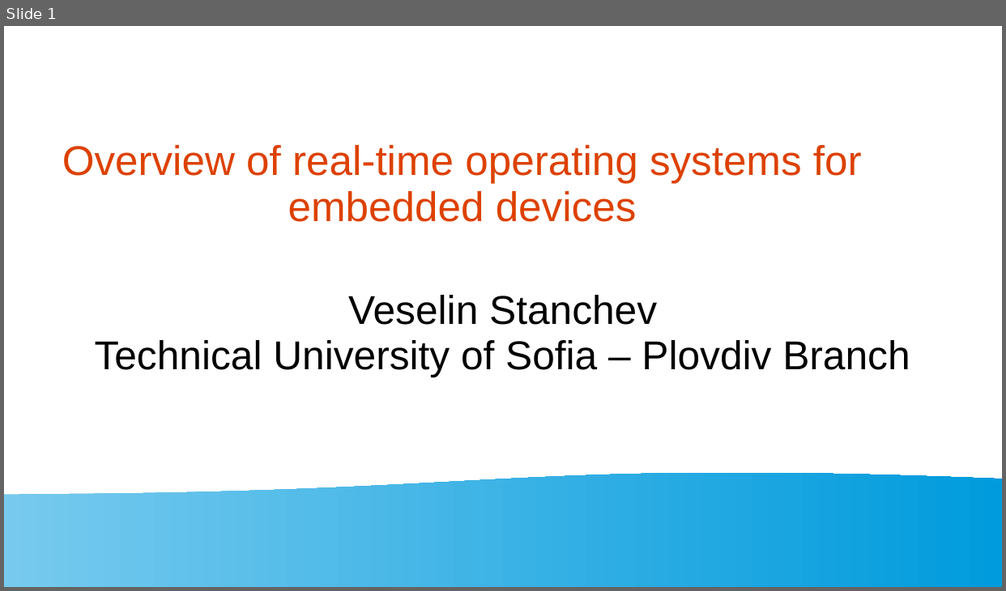
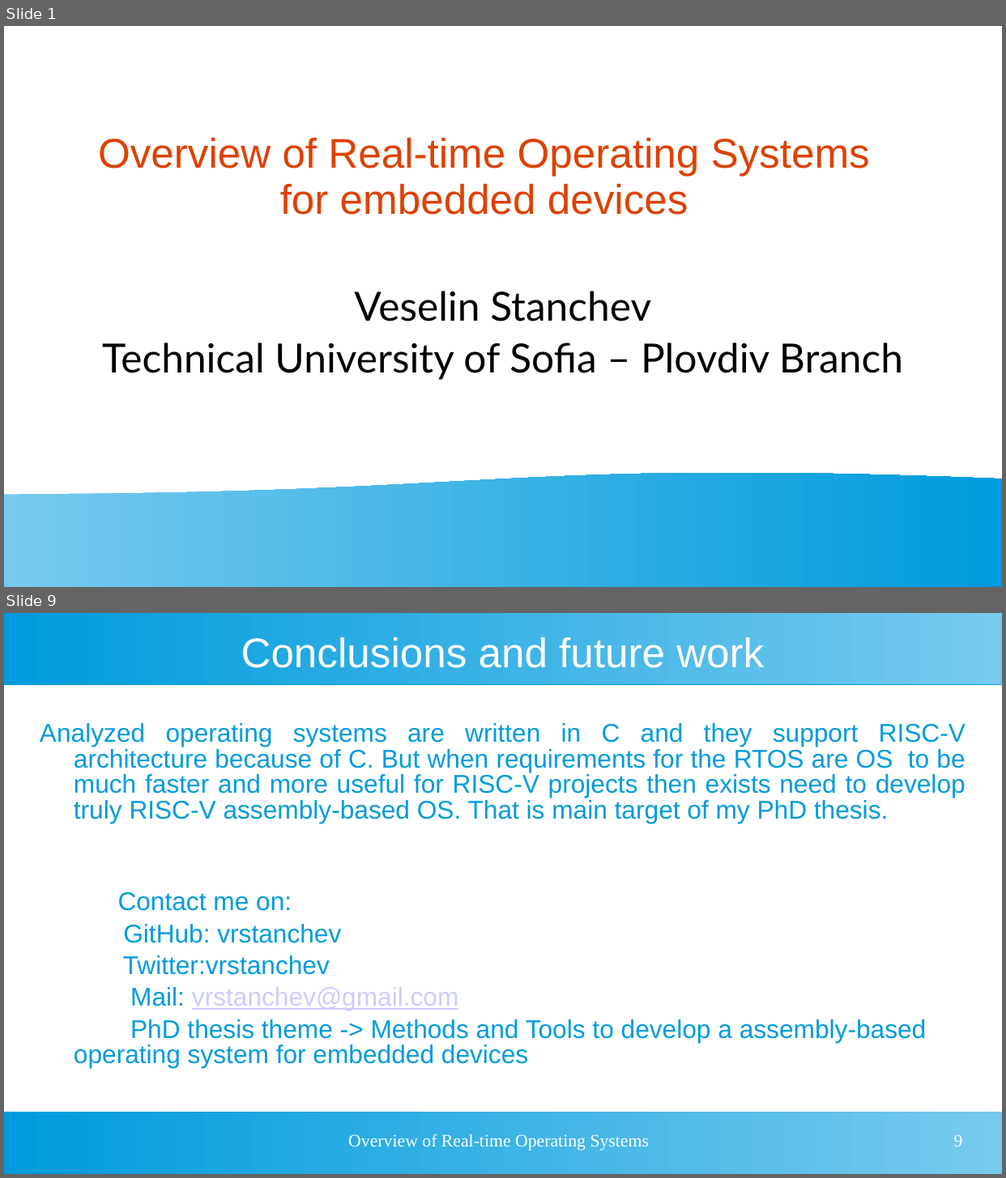
Before and after one commit to vrstanchev/Research-papers, a slide deck: RTOS_Overview_Stanchev.ppt. Shown one above the other, each under a label of ours: slide 1 before the commit, slides 1 and 9 after it; the slides between them are not shown. The pictures are 1006x591 and 1006x1178 pixels, drawn with LibreOffice and Linux fonts; fonts in the diff are those of the drawing. Boxes give left, top, right and bottom in pixels: in the first picture for what was removed or moved away, otherwise in the second. Text is boxed around its words. In the diff, an @@ line names an element or a change of style, - is before the commit and + after.

```diff
--- a/RTOS_Overview_Stanchev.ppt
+++ b/RTOS_Overview_Stanchev.ppt
@@ slide 9 added at box(4, 613, 1002, 1174), background #FFFFFF @@
@@ rectangle added at box(4, 613, 1002, 684), fill gradient #77CAEE to #009BDD @@
@@ title added at box(241, 637, 764, 668), 33 pt, text #FFFFFF @@
+Conclusions and future work
@@ text added at box(40, 723, 965, 1068), 20.4 pt, text #009BDD @@
+Analyzed operating systems are written in C and they support RISC-V architecture because of C. But when requirements for the RTOS are OS to be much faster and more useful for RISC-V projects then exists need to develop truly RISC-V assembly-based OS. That is main target of my PhD thesis.
+Contact me on:
+GitHub: vrstanchev
+Twitter:vrstanchev
+Mail: vrstanchev@gmail.com
+PhD thesis theme -> Methods and Tools to develop a assembly-based operating system for embedded devices
@@ rectangle added at box(4, 1112, 1002, 1174), fill gradient #77CAEE to #009BDD @@
@@ text added at box(348, 1134, 650, 1151), 14 pt, text #FFFFFF @@
+Overview of Real-time Operating Systems
@@ page number added at box(954, 1135, 963, 1147), 14 pt, text #FFFFFF @@
+9
@@ slide 1 changed as well @@
@@ title at box(98, 138, 870, 215): text changed @@
-Overview of real-time operating systems for embedded devices
+Overview of Real-time Operating Systems for embedded devices
@@ subtitle "Veselin Stanchev" at box(102, 291, 903, 380): font Arial to Lato; more space between paragraphs @@
```
Also in this commit, not shown: 8 other slides added, 1 slide removed, 5 other files.
